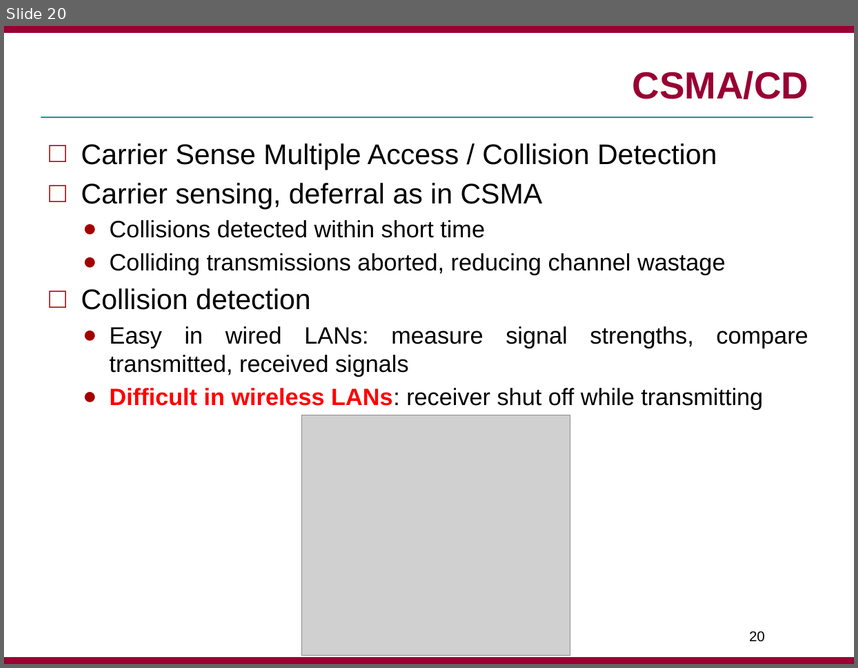
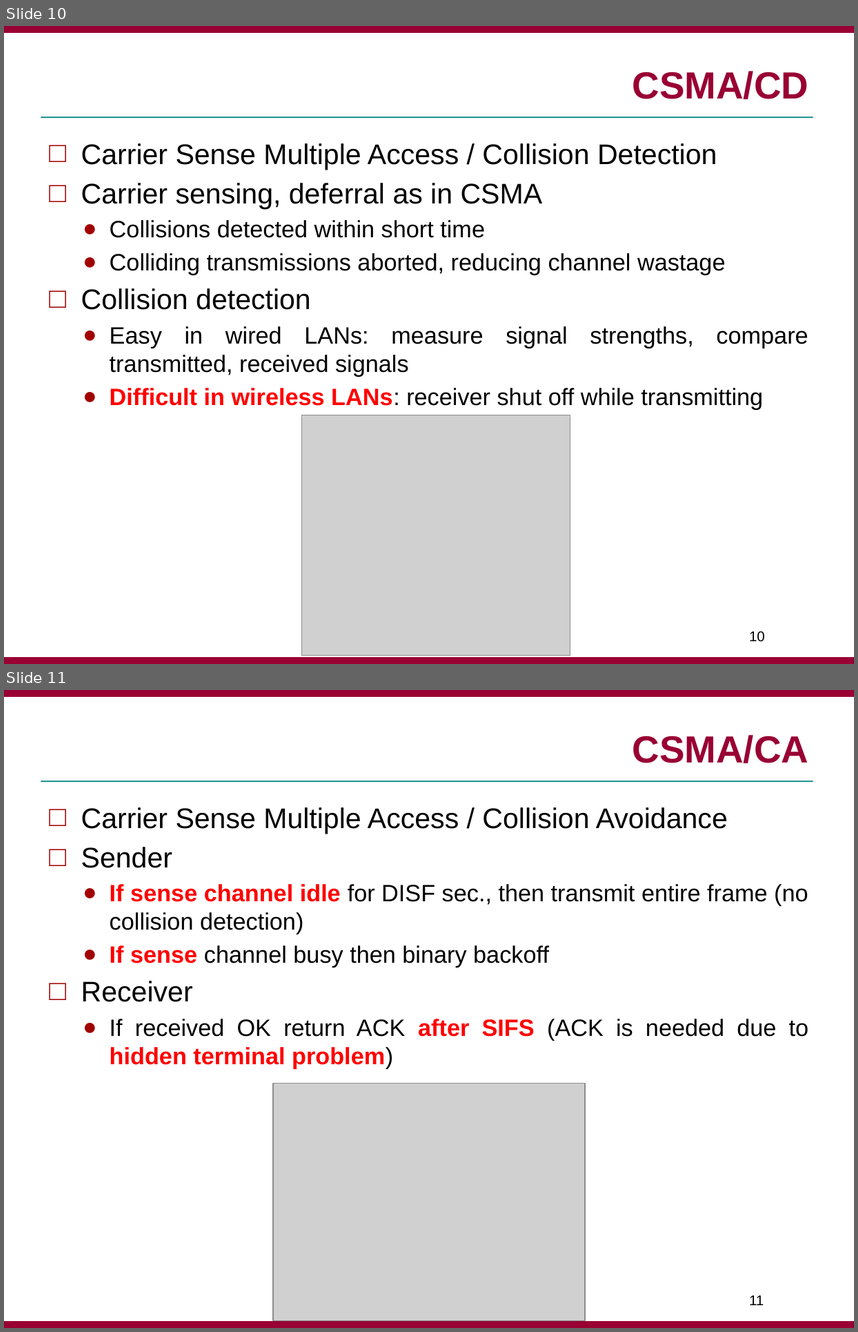
Before and after one commit to jaejunha/Paper, a slide deck: Daily(written_in_Korean)/180901.pptx. Shown one above the other, each under a label of ours: slide 20 before the commit, slides 10 and 11 after it. The pictures are 858x668 and 858x1332 pixels, drawn with LibreOffice and Linux fonts; fonts in the diff are those of the drawing; grey boxes stand for pictures; background and template pictures are left out. Boxes give left, top, right and bottom in pixels: in the first picture for what was removed or moved away, otherwise in the second. Text is boxed around its words. In the diff, an @@ line names an element or a change of style, - is before the commit and + after.

```diff
--- a/Daily(written_in_Korean)/180901.pptx
+++ b/Daily(written_in_Korean)/180901.pptx
@@ slide 11 added at bbox=[4, 690, 854, 1328], background #FFFFFF; not listed: 3 template elements that a slide beside it also shows @@
@@ title added at bbox=[633, 735, 809, 763], 32 pt, text #990033, bold @@
+CSMA/CA
@@ text added at bbox=[81, 807, 809, 1068], 20 pt, text #000000 @@
+□ Carrier Sense Multiple Access / Collision Avoidance
+□ Sender
+  ● If sense channel idle for DISF sec., then transmit entire frame (no collision detection)
+  ● If sense channel busy then binary backoff
+□ Receiver
+  ● If received OK return ACK after SIFS (ACK is needed due to hidden terminal problem)
@@ picture added at bbox=[274, 1083, 586, 1320] @@
@@ page number added at bbox=[749, 1295, 764, 1305], 12 pt, text #000000 @@
+11
@@ what was slide 20 is now slide 10 @@
@@ page number at bbox=[749, 630, 765, 641]: text changed @@
-20
+10
```
Also in this commit, not shown: 4 slides changed, 7 other slides added, 12 slides removed, 1 other file.
